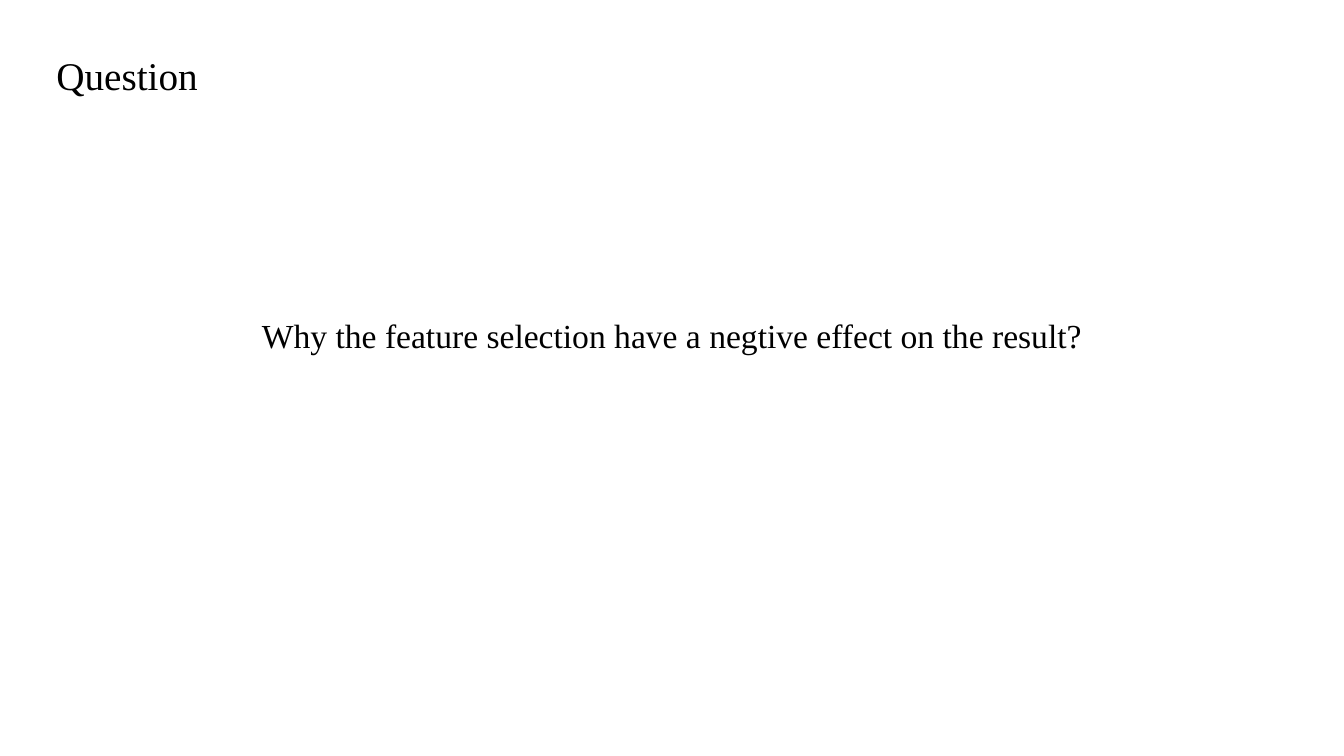
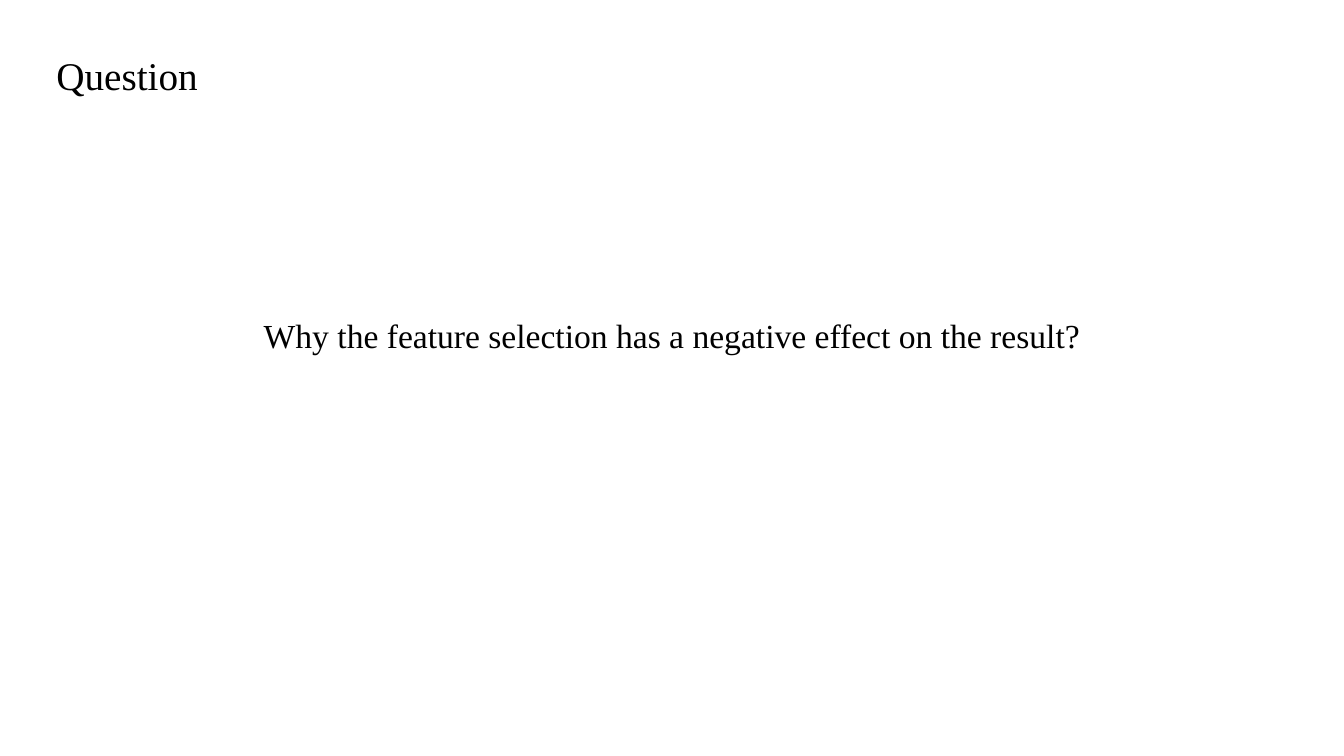
Before and after one commit to darcy1zhang/Presentation, a slide deck: slide 19 of 2023.8.7.pptx. Drawn at 1344x756 pixels with LibreOffice and Linux fonts; fonts in the diff are those of the drawing. Boxes give left, top, right and bottom in pixels: in the first picture for what was removed or moved away, otherwise in the second. Text is boxed around its words. In the diff, an @@ line names an element or a change of style, - is before the commit and + after.

```diff
--- a/2023.8.7.pptx
+++ b/2023.8.7.pptx
@@ text at [264, 324, 1080, 355]: text changed @@
-Why the feature selection have a negtive effect on the result?
+Why the feature selection has a negative effect on the result?
```
Also in this commit, not shown: 5 other slides changed, 1 slide removed.
